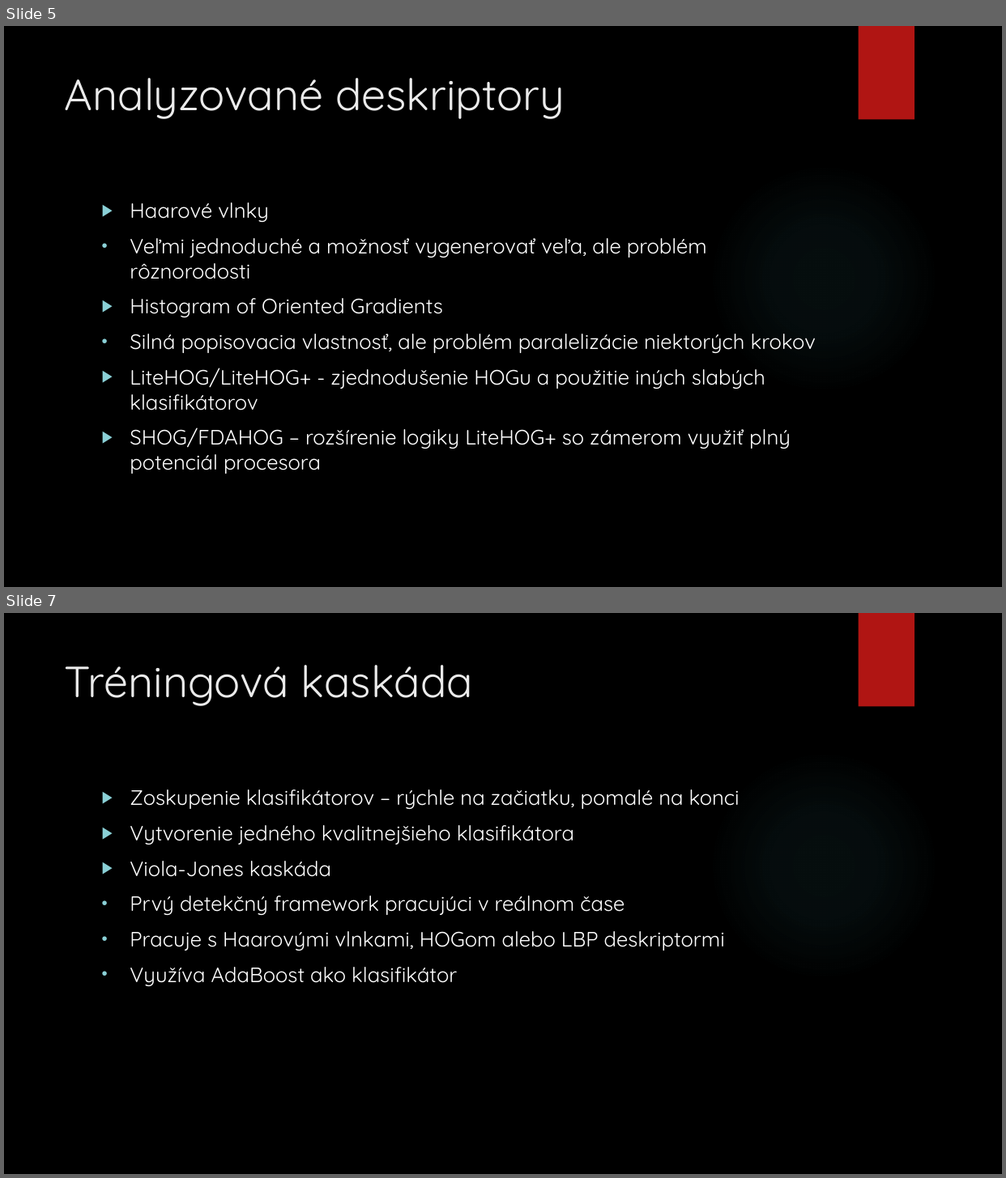
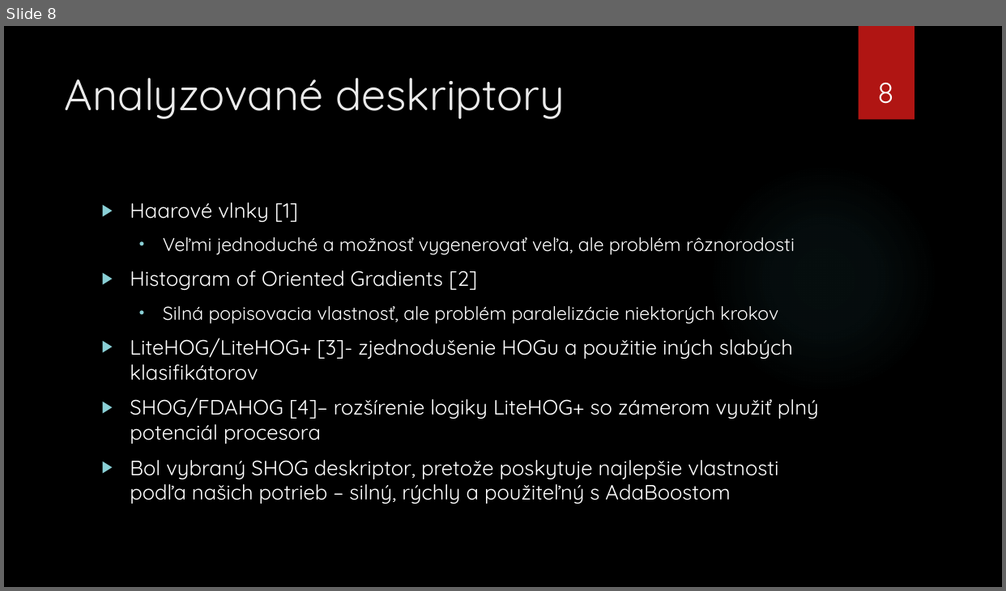
Before and after one commit to killerwife/IngProjekt, a slide deck: Diplomova Praca/PrezentaciaStatnice.pptx. Shown one above the other, each under a label of ours: slides 5 and 7 before the commit, slide 8 after it; the slides between them are not shown. The pictures are 1006x1178 and 1006x591 pixels, drawn with LibreOffice and Linux fonts; fonts in the diff are those of the drawing; background and template pictures are left out. Boxes give left, top, right and bottom in pixels: in the first picture for what was removed or moved away, otherwise in the second. Text is boxed around its words. In the diff, an @@ line names an element or a change of style, - is before the commit and + after.

```diff
--- a/Diplomova Praca/PrezentaciaStatnice.pptx
+++ b/Diplomova Praca/PrezentaciaStatnice.pptx
@@ slide 7 removed at <box>4,613,1002,1174</box>, background picture (left out); not listed: 2 template elements that a slide beside it also shows @@
@@ title removed at <box>65,665,473,706</box> @@
-Tréningová kaskáda
@@ text removed at <box>130,790,739,986</box> @@
-▶ Zoskupenie klasifikátorov – rýchle na začiatku, pomalé na konci
-▶ Vytvorenie jedného kvalitnejšieho klasifikátora
-▶ Viola-Jones kaskáda
-• Prvý detekčný framework pracujúci v reálnom čase
-• Pracuje s Haarovými vlnkami, HOGom alebo LBP deskriptormi
-• Využíva AdaBoost ako klasifikátor
@@ what was slide 5 is now slide 8 @@
@@ slide 8 changed as well @@
@@ page number added at <box>877,83,893,104</box>, 28 pt, text #FFFFFF @@
+8
@@ text at <box>130,203,298,222</box>: text changed @@
-▶ Haarové vlnky
+▶ Haarové vlnky [1]
@@ text at <box>163,237,795,324</box>: size 20 to 18 pt in "Veľmi jednoduché a možnosť vygenerovať veľa, ale ...", "Silná popisovacia vlastnosť, ale problém paralelizácie niekt ..."; list level 1 to 2 in "Veľmi jednoduché a možnosť vygenerovať ..."; list level 1 to 2 in "Silná popisovacia vlastnosť, ale problém ..." @@
@@ text at <box>130,271,477,290</box>: text changed @@
-▶ Histogram of Oriented Gradients
+▶ Histogram of Oriented Gradients [2]
@@ text at <box>130,338,819,504</box>: text changed @@
-▶ LiteHOG/LiteHOG+ - zjednodušenie HOGu a použitie iných slabých klasifikátorov
-▶ SHOG/FDAHOG – rozšírenie logiky LiteHOG+ so zámerom využiť plný potenciál procesora
+▶ LiteHOG/LiteHOG+ [3]- zjednodušenie HOGu a použitie iných slabých klasifikátorov
+▶ SHOG/FDAHOG [4]– rozšírenie logiky LiteHOG+ so zámerom využiť plný potenciál procesora
+▶ Bol vybraný SHOG deskriptor, pretože poskytuje najlepšie vlastnosti podľa našich potrieb – silný, rýchly a použiteľný s AdaBoostom
```
Also in this commit, not shown: 9 other slides changed, 6 slides added, 1 other slide removed, 5 other files.
